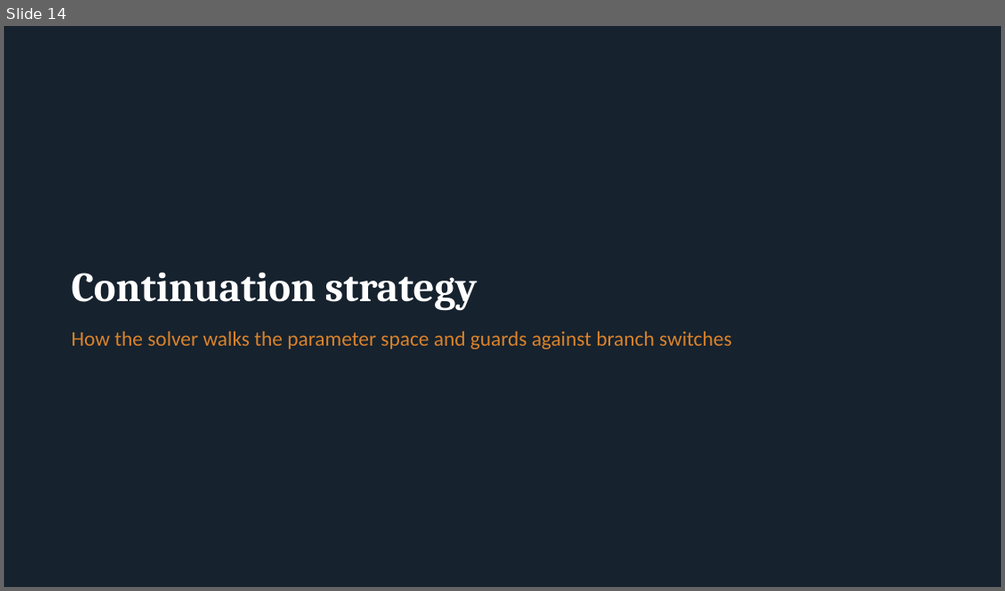
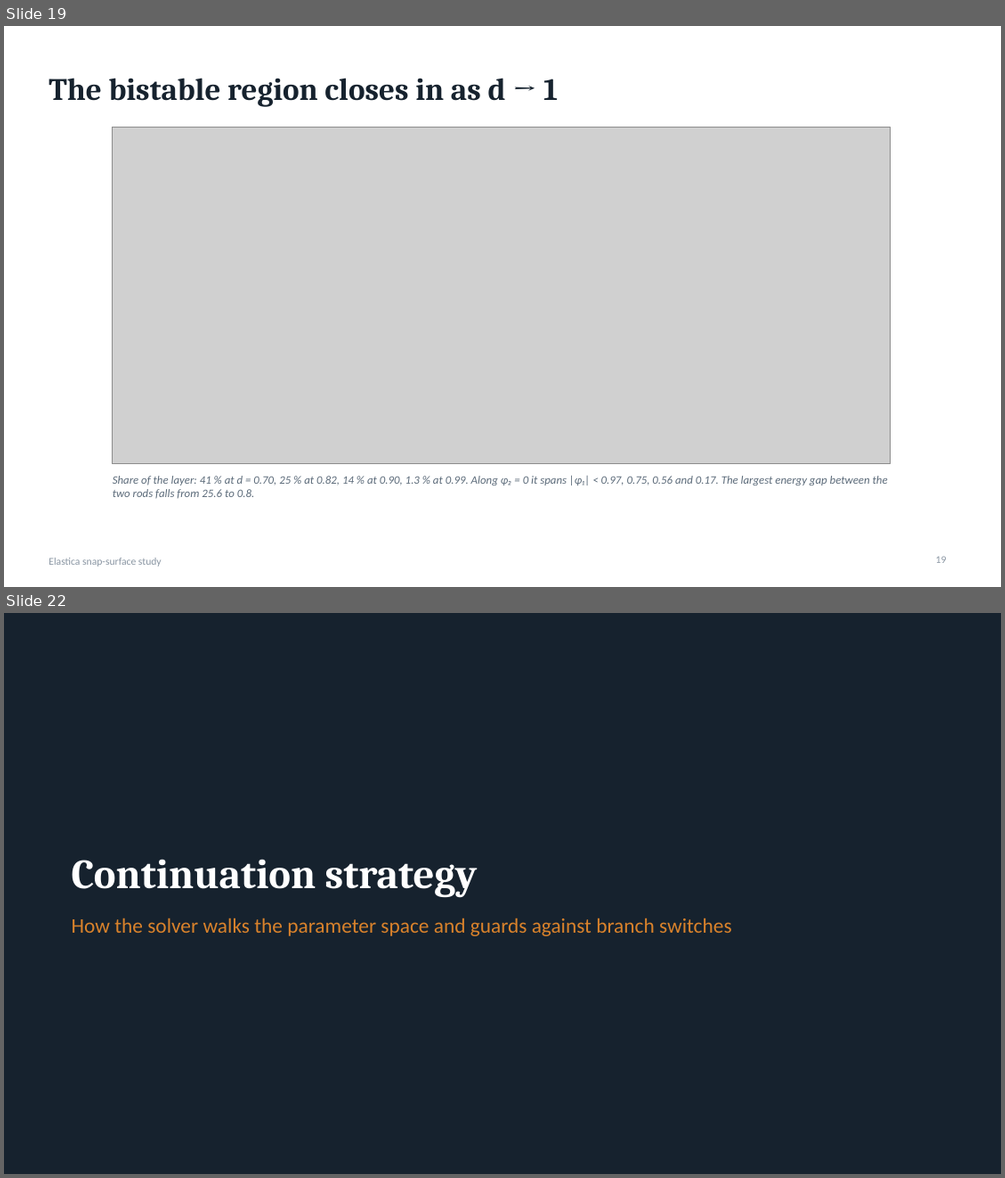
Before and after one commit to grraxx/elastica, a slide deck: presentation/elastica_snap_surface.pptx. Shown one above the other, each under a label of ours: slide 14 before the commit, slides 19 and 22 after it; the slides between them are not shown. The pictures are 1005x591 and 1005x1178 pixels, drawn with LibreOffice and Linux fonts; fonts in the diff are those of the drawing; grey boxes stand for pictures. Boxes give left, top, right and bottom in pixels: in the first picture for what was removed or moved away, otherwise in the second. Text is boxed around its words. In the diff, an @@ line names an element or a change of style, - is before the commit and + after.

```diff
--- a/presentation/elastica_snap_surface.pptx
+++ b/presentation/elastica_snap_surface.pptx
@@ slide 19 added at (x1=4, y1=26, x2=1001, y2=587), background #FFFFFF @@
@@ title added at (x1=48, y1=78, x2=558, y2=107), 30 pt, text #16222E, bold @@
+The bistable region closes in as d → 1
@@ picture added at (x1=113, y1=127, x2=890, y2=464) @@
@@ text added at (x1=113, y1=475, x2=888, y2=499), 11 pt, text #5C6B7A, italic @@
+Share of the layer: 41 % at d = 0.70, 25 % at 0.82, 14 % at 0.90, 1.3 % at 0.99. Along φ₂ = 0 it spans |φ₁| < 0.97, 0.75, 0.56 and 0.17. The largest energy gap between the two rods falls from 25.6 to 0.8.
@@ text added at (x1=48, y1=557, x2=162, y2=566), 10 pt, text #8A96A3 @@
+Elastica snap-surface study
@@ page number added at (x1=936, y1=556, x2=947, y2=563), 10 pt, text #8A96A3 @@
+19
@@ what was slide 14 is now slide 22 @@
```
Also in this commit, not shown: 5 slides changed, 14 other slides added, 50 other files.
